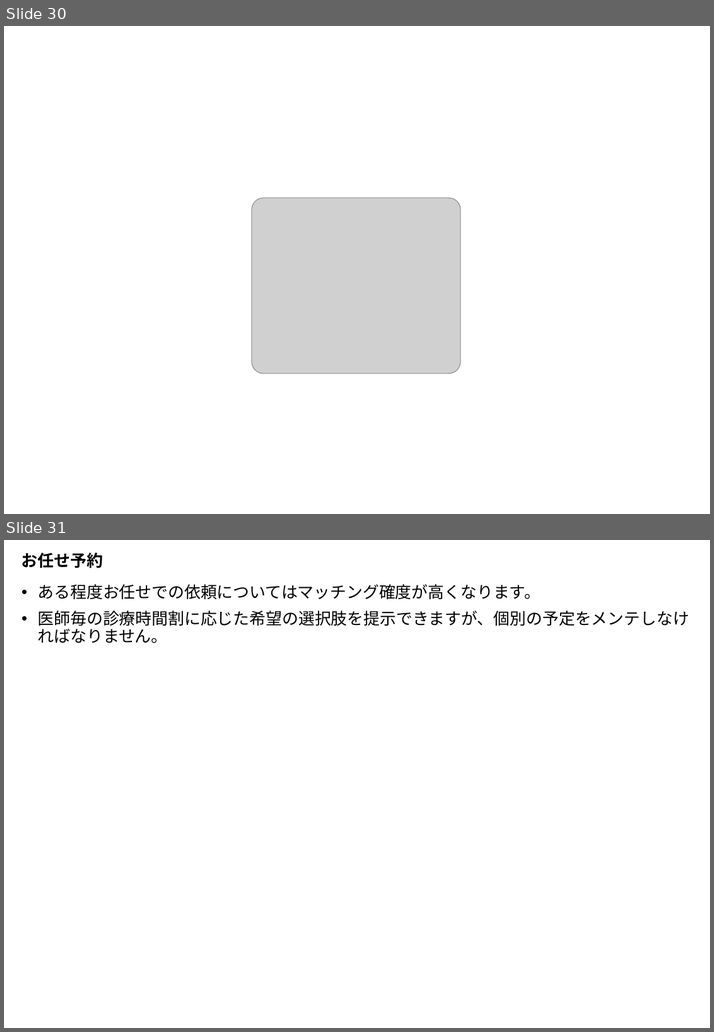
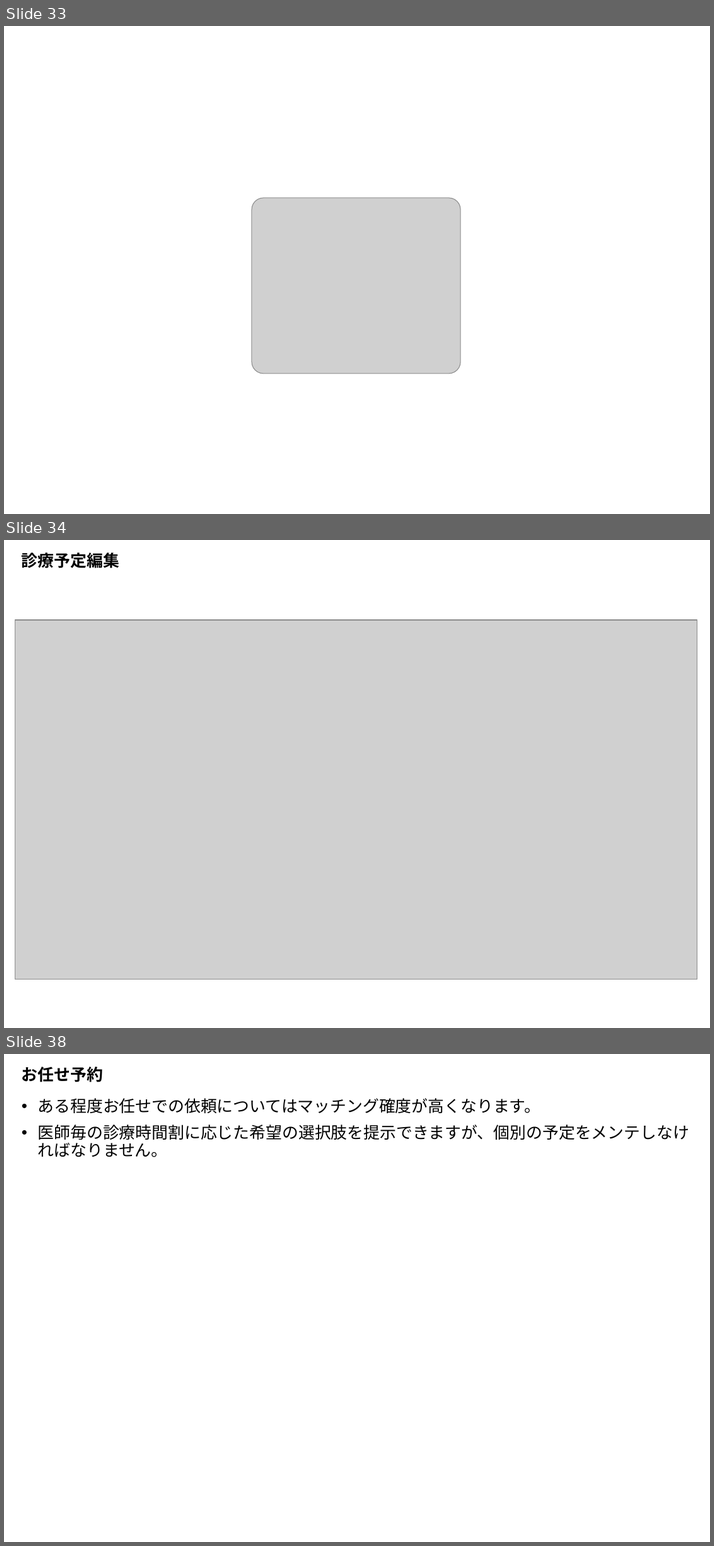
Before and after one commit to MishimaAkifumi-Private/FureaiGp-GairaiYoyakuSystem, a slide deck: Manual/UsersGuide.pptx. Shown one above the other, each under a label of ours: slides 30 and 31 before the commit, slides 33, 34 and 38 after it; the slides between them are not shown. The pictures are 714x1032 and 714x1546 pixels, drawn with LibreOffice and Linux fonts; fonts in the diff are those of the drawing; grey boxes stand for pictures. Boxes give left, top, right and bottom in pixels: in the first picture for what was removed or moved away, otherwise in the second. Text is boxed around its words. In the diff, an @@ line names an element or a change of style, - is before the commit and + after.

```diff
--- a/Manual/UsersGuide.pptx
+++ b/Manual/UsersGuide.pptx
@@ slide 34 added at box(4, 540, 710, 1028), background #FFFFFF @@
@@ title added at box(22, 553, 119, 568), 18 pt, text #000000, bold @@
+診療予定編集
@@ picture added at box(15, 620, 697, 980) @@
@@ what was slide 30 is now slide 33 @@
@@ what was slide 31 is now slide 38 @@
```
Also in this commit, not shown: 1 slide changed, 7 other slides added.
